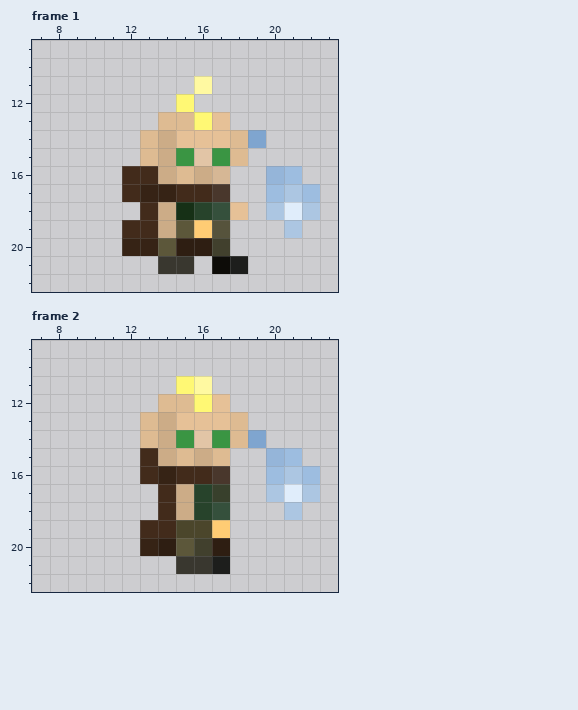
Edited in one commit: pixel-art file (Player/Player.ase). Above: the version before the commit.
32x32 pixels, 59 frames. Colours within 5 levels of each other are drawn and written as one. Shown: frame 1: x 7..23, y 9..22; frame 2: x 7..23, y 9..22. The commit also changed other frames, which this record leaves out.
Once edited:
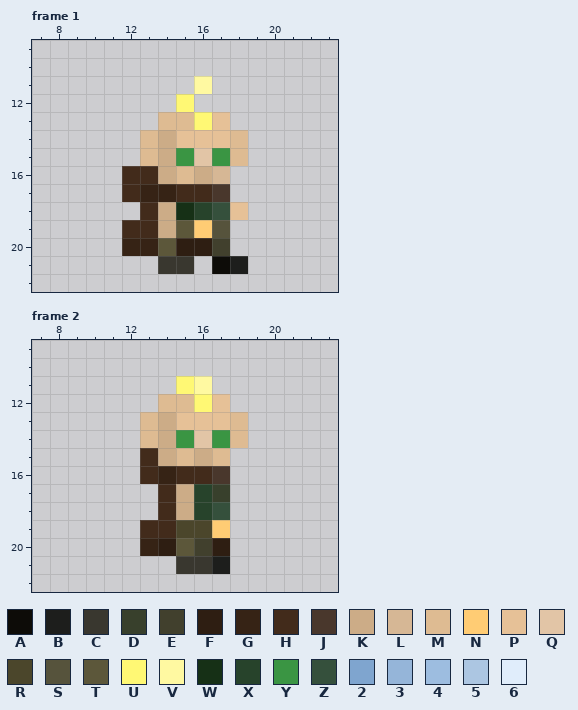
Palette (. is transparent): A #0d0c08  B #1d1e1c  C #39372f  D #38402c  E #41402d  F #2e1e12  G #362315  H #422b1b  J #49372c  K #ccac87  L #d6b795  M #debb92  N #ffcc74  P #e6c197  Q #e2c5a6  R #4b462b  S #56533c  T #5c573a  U #fff874  V #fff9a1  W #163016  X #27432b  Y #3a9543  Z #35503c  2 #7fa5cf  3 #95b5d9  4 #9dbde0  5 #acc6e2  6 #e0edfb
From old to new:
Changed rows in their new state; - is an unchanged pixel.
Frame 1, layer "Baby":
first column x 19:
14 .---
16 -..-
17 -...
18 -...
19 --.-
Frame 2, layer "Baby":
first column x 19:
14 .---
15 -..-
16 -...
17 -...
18 --.-
